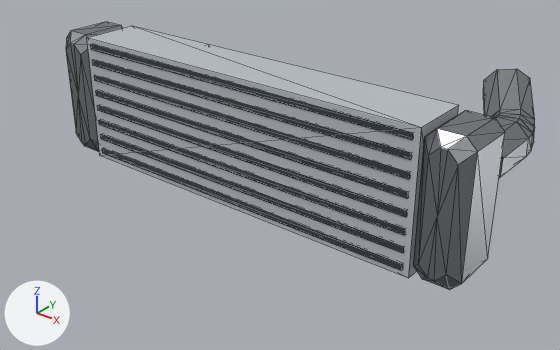
What one commit did to the glTF model assets/parts/intercooler/coldcore/coldcore_76/hana_roadster.glb.
One viewpoint serves both versions: a 50 mm lens placed at (0.565, -0.59, 0.363), pointed at (0.02, 0.09, -0.059). The lights are fixed; the arrows at lower left show +X, +Y and +Z. The picture after the commit comes second. Mesh edges are drawn as thin lines. Where no turn or scale is listed for an object, it has been applied to the vertices. Vertices at exactly the same position are counted once.

Objects in the first picture: 'model'.
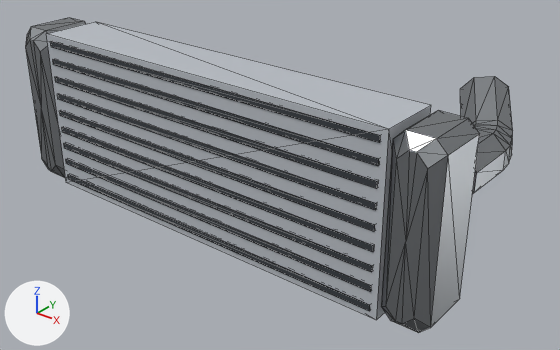
Edits to the scene script, one JSON object a line:
```json
{"block": "me_model", "where": "# used by ob_model"}
{"op": "remove", "block": "me_model", "code": "me_model.from_pydata(...)  # 240 vertices, 428 faces; spans x -0.3..0.3, y -0.123..0.123, z -0.085..0.085"}
{"op": "add", "block": "me_model", "code": "me_model.from_pydata(...)  # 248 vertices, 440 faces; spans x -0.3..0.3, y -0.123..0.123, z -0.102..0.102"}
{"block": "me_model", "change": "me_model part 1: a new loose piece, a box spanning x -0.245..0.245, y -0.119..-0.043, z -0.102..0.102, in mat_car_atlas (picture img_car_atlas)"}
{"block": "me_model", "change": "me_model part 2: the loose piece of 8 vertices spanning x -0.237..0.237, y -0.12..-0.117, z -0.057..-0.05 is moved by (0.0, 0.0, -0.037)"}
{"block": "me_model", "change": "me_model part 3: the loose piece of 8 vertices spanning x -0.237..0.237, y -0.12..-0.117, z -0.036..-0.029 is moved by (0.0, 0.0, -0.013)"}
{"block": "me_model", "change": "me_model part 4: the loose piece of 8 vertices spanning x -0.237..0.237, y -0.12..-0.117, z -0.015..-0.008 is moved by (0.0, 0.0, -0.011)"}
{"block": "me_model", "change": "me_model part 5: the loose piece of 8 vertices spanning x -0.237..0.237, y -0.12..-0.117, z 0.006..0.013 is moved by (0.0, 0.0, -0.01)"}
{"block": "me_model", "change": "me_model part 6: the loose piece of 8 vertices spanning x -0.237..0.237, y -0.12..-0.117, z 0.027..0.034 is moved by (0.0, 0.0, -0.008)"}
{"block": "me_model", "change": "me_model part 7: the loose piece of 8 vertices spanning x -0.237..0.237, y -0.12..-0.117, z 0.048..0.055 is moved by (0.0, 0.0, -0.006)"}
{"block": "me_model", "change": "me_model part 8: the loose piece of 8 vertices spanning x -0.237..0.237, y -0.12..-0.117, z 0.069..0.076 is moved by (0.0, 0.0, -0.005)"}
{"block": "me_model", "change": "me_model part 9: a new loose piece, a box spanning x -0.237..0.237, y -0.12..-0.1168, z 0.0872..0.0942, in mat_car_atlas (picture img_car_atlas)"}
{"block": "me_model", "change": "me_model part 10: the loose piece of 50 vertices spanning x 0.209..0.298, y -0.043..0.123, z 0.004..0.085 is moved by (0.0, 0.0, 0.007)"}
{"block": "me_model", "change": "me_model part 11: the loose piece of 34 vertices spanning x -0.3..-0.245, y -0.123..-0.039, z -0.085..0.083 is rebuilt with 34 vertices and now spans x -0.3..-0.245, y -0.123..-0.039, z -0.102..0.102"}
{"block": "me_model", "change": "me_model part 12: the loose piece of 34 vertices spanning x 0.245..0.3, y -0.123..-0.039, z -0.085..0.083 is rebuilt with 34 vertices and now spans x 0.245..0.3, y -0.123..-0.039, z -0.102..0.102"}
{"block": "me_model", "change": "me_model part 13"}
{"block": "me_model", "change": "12 vertices are removed from x -0.245..0.245, y -0.12..-0.043, z -0.085..0.083"}
{"block": "me_model", "change": "24 faces are deleted"}
{"block": "me_model", "change": "4 vertices move within x -0.237..0.237, y -0.12..-0.117, z -0.071"}
{"block": "me_model", "change": "4 vertices are added at (0.237, -0.117, -0.064), (0.237, -0.12, -0.064), (-0.237, -0.12, -0.064), (-0.237, -0.117, -0.064)"}
{"block": "me_model", "change": "12 new faces join them, mat_car_atlas (picture img_car_atlas)"}
{"block": "me_model", "change": "other edits to the shape of me_model do not show in these pictures"}
{"op": "set", "path": "ob_model.location", "old": "(0.0, 0.1408, 0.0008)", "new": "(0.0, 0.0808, 0.0)"}
```

Pixel boxes [x1, y1, x2, y2] of what changed, in the pictures (560 x 350 px; the box of a moved part takes in the faces that stretch with it):
```json
{"object": "model", "change": "reshaped, moved", "before": [66, 22, 535, 290], "after": [25, 18, 513, 333], "on screen": "17% taller"}
{"part": 1, "of": "me_model", "change": "added", "after": [46, 22, 431, 320]}
{"part": 2, "of": "me_model", "change": "moved or reshaped", "before": [101, 134, 404, 253], "after": [68, 174, 370, 311]}
{"part": 3, "of": "me_model", "change": "moved or reshaped", "before": [99, 120, 405, 235], "after": [64, 143, 372, 272]}
{"part": 4, "of": "me_model", "change": "moved or reshaped", "before": [97, 105, 407, 217], "after": [62, 127, 374, 252]}
{"part": 5, "of": "me_model", "change": "moved or reshaped", "before": [96, 90, 408, 198], "after": [60, 111, 375, 231]}
{"part": 6, "of": "me_model", "change": "moved or reshaped", "before": [94, 75, 410, 179], "after": [57, 94, 376, 210]}
{"part": 7, "of": "me_model", "change": "moved or reshaped", "before": [92, 60, 411, 160], "after": [55, 77, 378, 188]}
{"part": 8, "of": "me_model", "change": "moved or reshaped", "before": [91, 44, 413, 140], "after": [53, 59, 379, 166]}
{"part": 9, "of": "me_model", "change": "added", "after": [50, 41, 380, 143]}
{"part": 10, "of": "me_model", "change": "moved or reshaped", "before": [483, 69, 535, 178], "after": [460, 76, 513, 194]}
{"part": 11, "of": "me_model", "change": "rebuilt", "before": [66, 22, 122, 152], "after": [25, 18, 86, 178], "on screen": "9% wider, 23% taller"}
{"part": 12, "of": "me_model", "change": "rebuilt", "before": [413, 111, 505, 290], "after": [381, 110, 480, 333], "on screen": "8% wider, 24% taller"}
{"part": 13, "of": "me_model", "change": "built on", "before": [87, 26, 459, 278], "after": [66, 159, 371, 292]}
```
